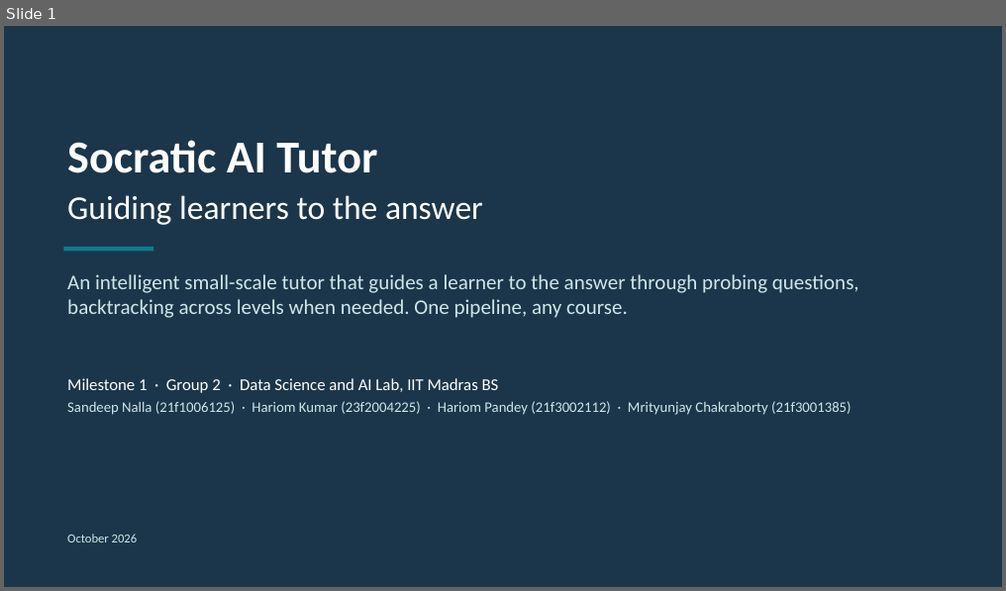
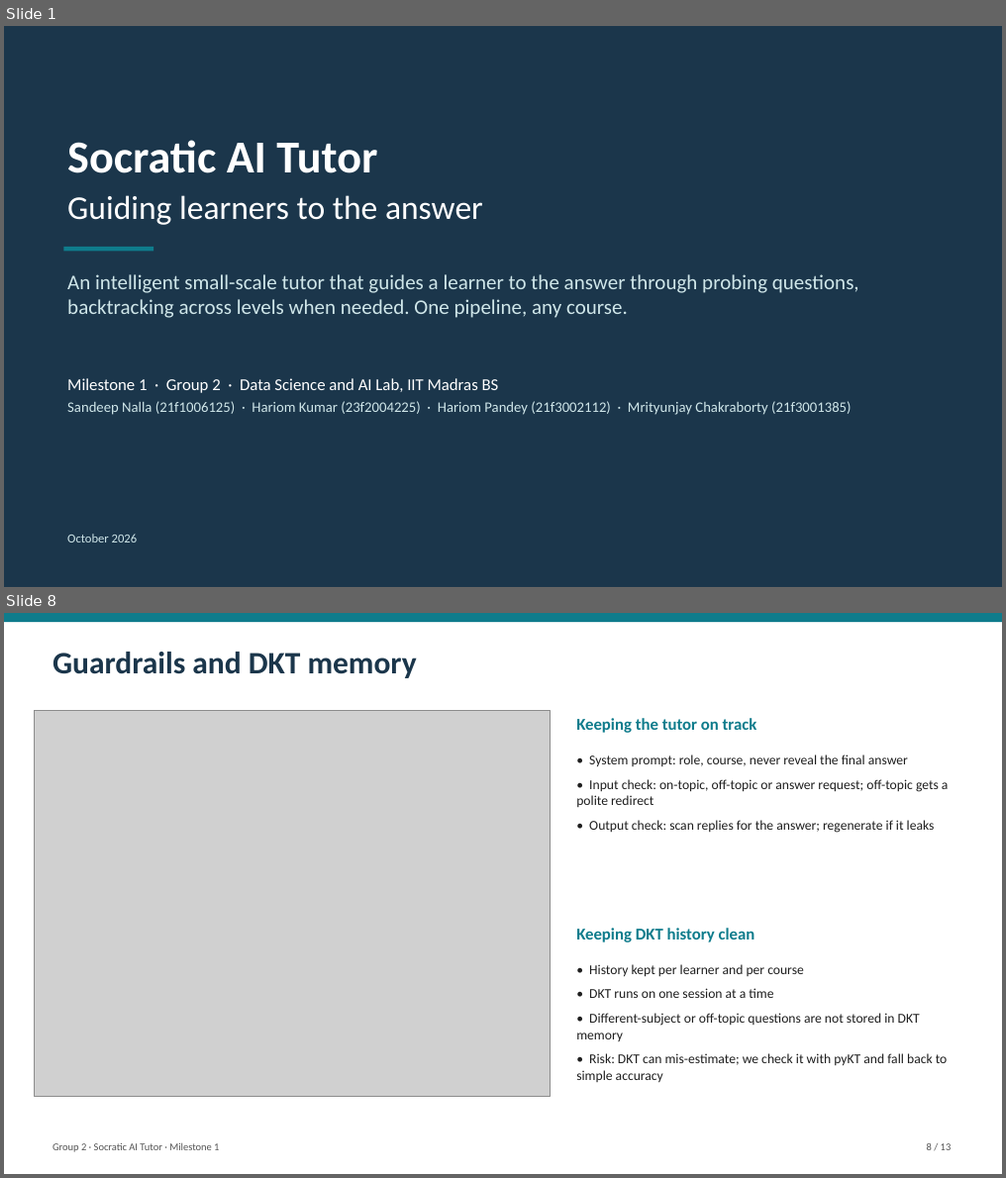
Before and after one commit to Hariomkr147/Group-2-DS-and-AI-Lab-Project, a slide deck: docs/milestone-1/Milestone1_Presentation.pptx. Shown one above the other, each under a label of ours: slide 1 before the commit, slides 1 and 8 after it; the slides between them are not shown. The pictures are 1006x591 and 1006x1178 pixels, drawn with LibreOffice and Linux fonts; fonts in the diff are those of the drawing; grey boxes stand for pictures. Boxes give left, top, right and bottom in pixels: in the first picture for what was removed or moved away, otherwise in the second. Text is boxed around its words. In the diff, an @@ line names an element or a change of style, - is before the commit and + after.

```diff
--- a/docs/milestone-1/Milestone1_Presentation.pptx
+++ b/docs/milestone-1/Milestone1_Presentation.pptx
@@ slide 8 added at bbox=[4, 613, 1002, 1174], background #FFFFFF @@
@@ rectangle added at bbox=[4, 613, 1002, 622], fill #0F7C8C @@
@@ text added at bbox=[53, 652, 417, 678], 30 pt, text #1B364B, bold @@
+Guardrails and DKT memory
@@ picture added at bbox=[34, 710, 550, 1096] @@
@@ text added at bbox=[576, 718, 757, 733], 16 pt, text #0F7C8C, bold @@
+Keeping the tutor on track
@@ text added at bbox=[576, 755, 948, 833], 13 pt, text #1F1F1F @@
+• System prompt: role, course, never reveal the final answer
+• Input check: on-topic, off-topic or answer request; off-topic gets a polite redirect
+• Output check: scan replies for the answer; regenerate if it leaks
@@ text added at bbox=[576, 928, 755, 943], 16 pt, text #0F7C8C, bold @@
+Keeping DKT history clean
@@ text added at bbox=[576, 964, 947, 1083], 13 pt, text #1F1F1F @@
+• History kept per learner and per course
+• DKT runs on one session at a time
+• Different-subject or off-topic questions are not stored in DKT memory
+• Risk: DKT can mis-estimate; we check it with pyKT and fall back to simple accuracy
@@ text added at bbox=[53, 1144, 219, 1153], 10 pt, text #555555 @@
+Group 2 · Socratic AI Tutor · Milestone 1
@@ text added at bbox=[927, 1144, 951, 1151], 10 pt, text #555555 @@
+8 / 13
```
Also in this commit, not shown: 9 slides changed, 2 other slides added, 4 other files.
